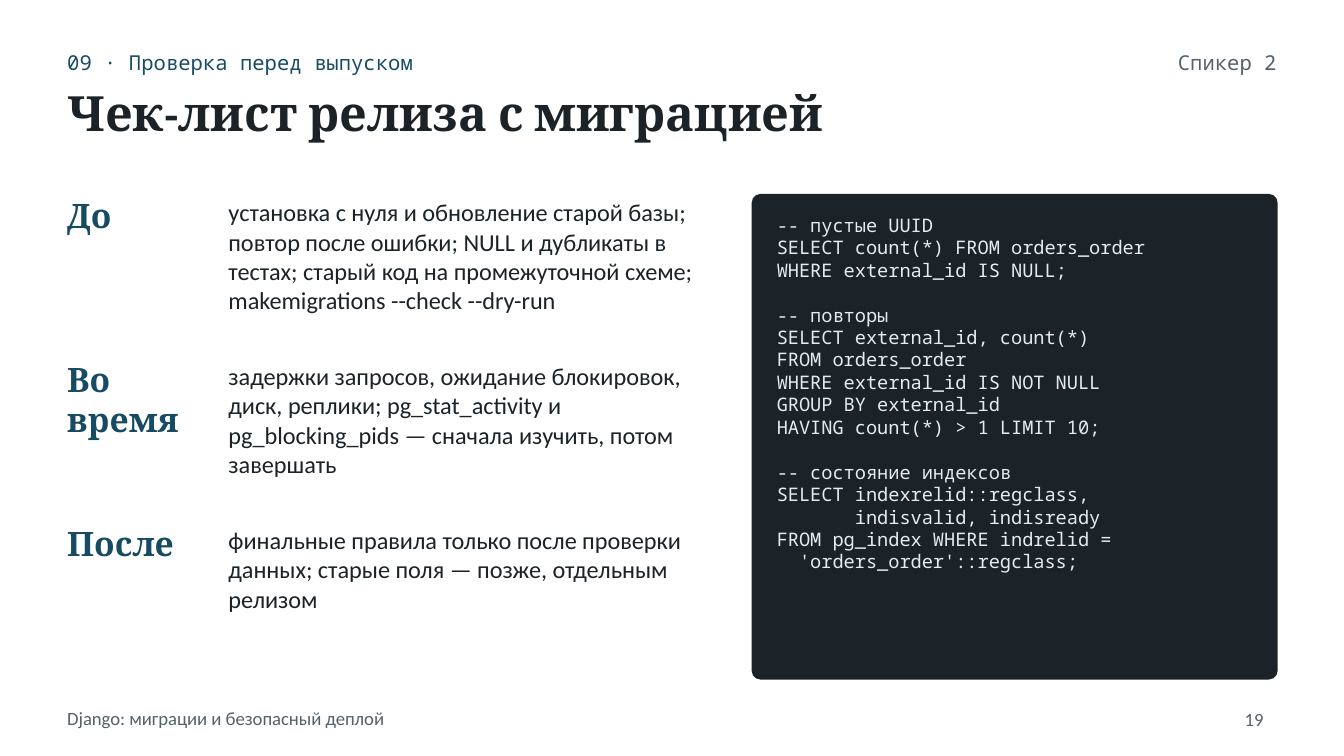
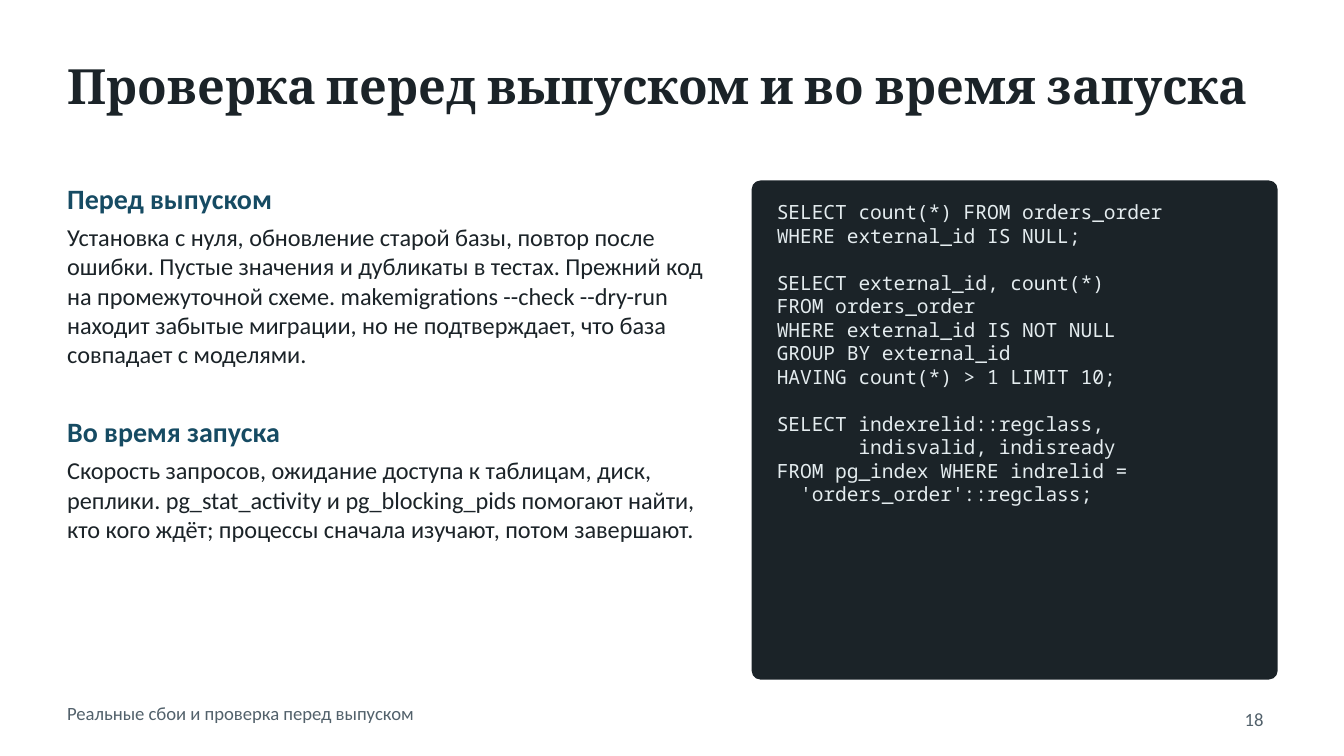
Before and after one commit to Aalerti/django-migrations-report, a slide deck: slide 18 of django_migrations_presentation.pptx (slide 19 before the commit). Drawn at 1344x756 pixels with LibreOffice and Linux fonts; fonts in the diff are those of the drawing. Boxes give left, top, right and bottom in pixels: in the first picture for what was removed or moved away, otherwise in the second. Text is boxed around its words. In the diff, an @@ line names an element or a change of style, - is before the commit and + after.

```diff
--- a/django_migrations_presentation.pptx
+++ b/django_migrations_presentation.pptx
@@ title "Проверка перед выпуском и во ..." at (x1=67, y1=69, x2=1247, y2=116): vertical alignment middle to top @@
@@ text removed at (x1=1178, y1=55, x2=1276, y2=75) @@
-Спикер 2
@@ title at (x1=67, y1=69, x2=1247, y2=116): text changed; size 11 to 26 pt; font Noto Sans Mono to Cambria; text colour #164B63 to #1B2328; bold on @@
-09 · Проверка перед выпуском
+Проверка перед выпуском и во время запуска
@@ title removed at (x1=67, y1=94, x2=824, y2=143) @@
-Чек-лист релиза с миграцией
@@ text removed at (x1=67, y1=204, x2=111, y2=235) @@
-До
@@ text added at (x1=67, y1=191, x2=703, y2=542), 13 pt, text #1B2328 @@
+Перед выпуском
+Установка с нуля, обновление старой базы, повтор после ошибки. Пустые значения и дубликаты в тестах. Прежний код на промежуточной схеме. makemigrations --check --dry-run находит забытые миграции, но не подтверждает, что база совпадает с моделями.
+Во время запуска
+Скорость запросов, ожидание доступа к таблицам, диск, реплики. pg_stat_activity и pg_blocking_pids помогают найти, кто кого ждёт; процессы сначала изучают, потом завершают.
@@ text removed at (x1=228, y1=204, x2=692, y2=313) @@
-установка с нуля и обновление старой базы; повтор после ошибки; NULL и дубликаты в тестах; старый код на промежуточной схеме; makemigrations --check --dry-run
@@ rounded rectangle resized from (x1=753, y1=195, x2=1277, y2=679) to (x1=753, y1=181, x2=1277, y2=679) @@
@@ rounded rectangle at (x1=753, y1=181, x2=1277, y2=679): proportions changed @@
@@ text "SELECT count(*) FROM orders_order" moved from (x1=777, y1=218, x2=1145, y2=573) to (x1=777, y1=204, x2=1162, y2=506) @@
@@ text "SELECT count(*) FROM orders_order" at (x1=777, y1=204, x2=1162, y2=506): size 10 to 10.5 pt @@
@@ text at (x1=810, y1=218, x2=933, y2=237): paragraph removed @@
--- пустые UUID
@@ text at (x1=810, y1=312, x2=888, y2=327): paragraph removed @@
--- повторы
@@ text removed at (x1=67, y1=368, x2=178, y2=440) @@
-Во время
@@ text removed at (x1=228, y1=368, x2=681, y2=477) @@
-задержки запросов, ожидание блокировок, диск, реплики; pg_stat_activity и pg_blocking_pids — сначала изучить, потом завершать
@@ text at (x1=810, y1=469, x2=1011, y2=483): paragraph removed @@
--- состояние индексов
@@ text removed at (x1=67, y1=532, x2=174, y2=557) @@
-После
@@ text removed at (x1=228, y1=532, x2=681, y2=612) @@
-финальные правила только после проверки данных; старые поля — позже, отдельным релизом
@@ text removed at (x1=67, y1=712, x2=385, y2=728) @@
-Django: миграции и безопасный деплой
@@ text added at (x1=67, y1=707, x2=414, y2=723), 10 pt, text #52616B @@
+Реальные сбои и проверка перед выпуском
@@ page number at (x1=1245, y1=713, x2=1264, y2=726): text changed @@
-19
+18
```
Also in this commit, not shown: 17 other slides changed, 2 slides added, 3 slides removed, 1 other file.
